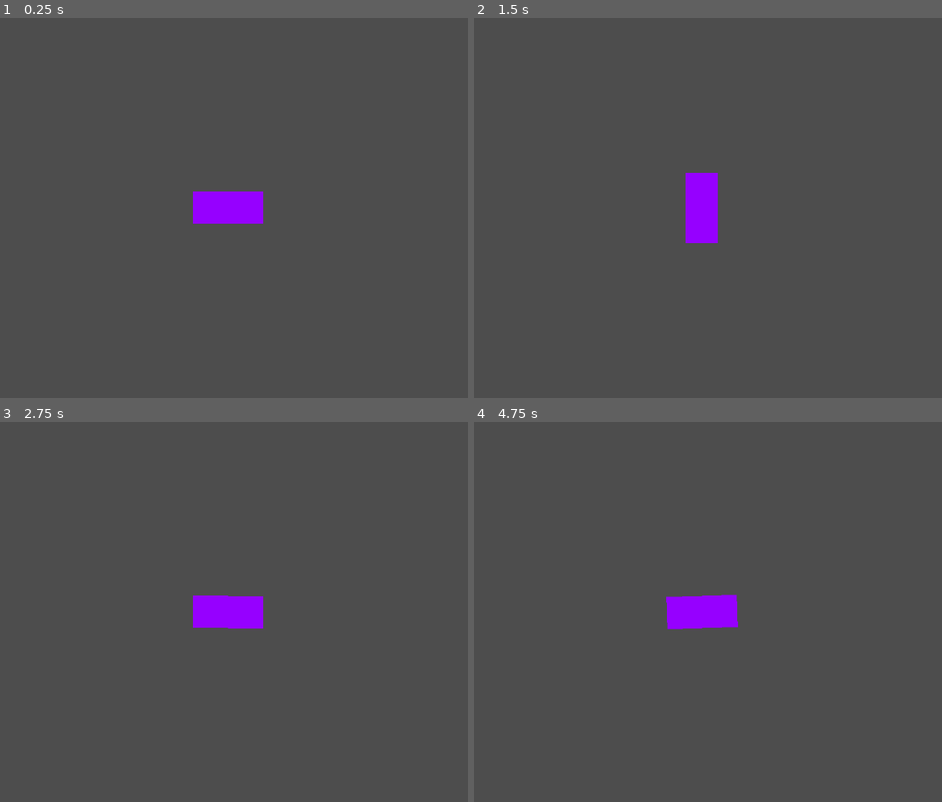
Above: before the commit, frames 1-4 (two rows, left to right).
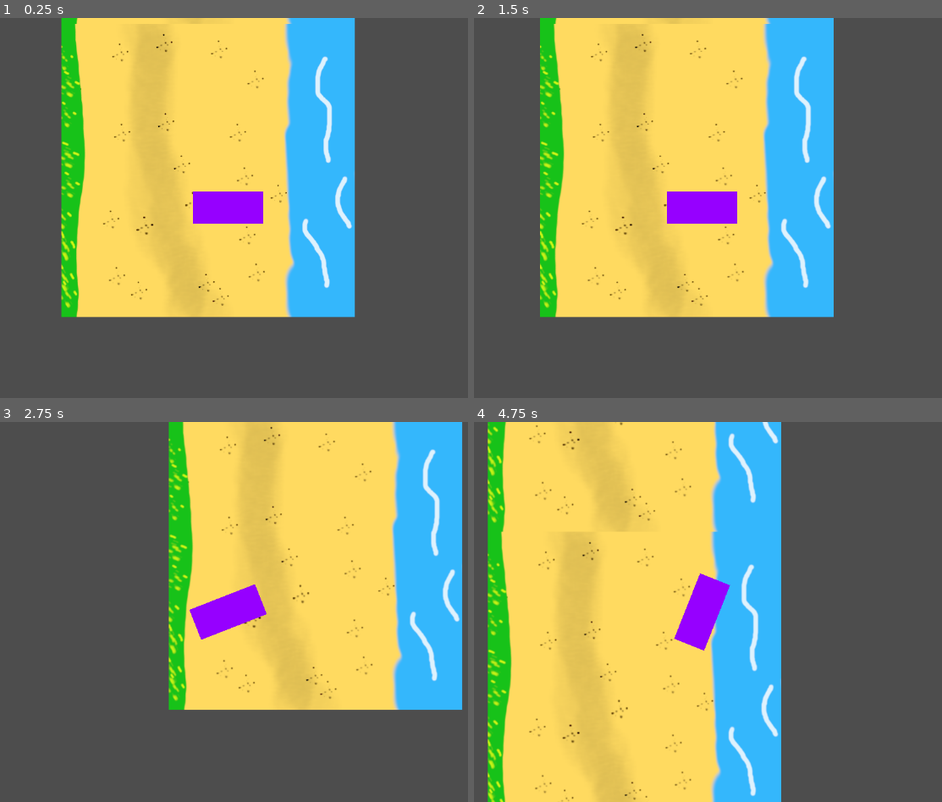
Above: after the commit, the same moments.

Repository: JoshuaKabo/Bothell-Jammin-PSW
Game: Godot game, scene res://GameAssets/main_scene.tscn
Same seed, same stepped clock (60 frames per second), same inputs: the game is played once before the commit and once after it. Before the commit the project has no main scene; this scene is started directly in both runs.
Inputs:
- Up to frame 1 (0.25 s): no input
- Up to frame 2 (1.5 s): hold D (steer_right) 0.53-1.28 s; hold Down (brake) from 1.28 s (still down)
- Up to frame 3 (2.75 s): release Down (brake) at 2.03 s; hold D (steer_right) from 2.03 s (still down)
- Up to frame 4 (4.75 s): release D (steer_right) at 2.78 s; hold Up (accelerate) 2.78-3.53 s; hold Left (steer_left) from 3.53 s (still down)

The runs differ from the first frame. In frame 1, 48% of the frame differs, in the area x 13-76%, y 0-79%; in frame 2, 49%; in frame 3, 47%; in frame 4, 62%, in the area x 2-66%, y 0-100%.

Commit message:
car can drive!!

Diff:
--- a/GameAssets/Player/player_car.gd
+++ b/GameAssets/Player/player_car.gd
@@ -16,7 +16,7 @@
 # drag will be based on square of velocity, so it will be more noticeable at higher speeds, small value
 var drag = -0.0015
 
-var steer_angle
+var steer_angle = 0
 
 var acceleration = Vector2.ZERO
 # braking - decceleration
@@ -76,8 +76,8 @@
 
 func calculate_steering(delta):
 	# offset the rear and front wheels from the center of the car
-	var rear_wheel = position - transform.y * wheel_base / 2.0
-	var front_wheel = position + transform.y * wheel_base / 2.0
+	var rear_wheel = position - transform.x * wheel_base / 2.0
+	var front_wheel = position + transform.x * wheel_base / 2.0
 
 	# apply velocity to the rear wheel, and apply the rotated velocity to the front wheel
 	rear_wheel += velocity * delta
--- a/GameAssets/Player/player_car.tscn
+++ b/GameAssets/Player/player_car.tscn
@@ -5,7 +5,7 @@
 
 [sub_resource type="CapsuleShape2D" id="CapsuleShape2D_01qtr"]
 radius = 30.0
-height = 126.0
+height = 128.0
 
 [node name="Player" type="CharacterBody2D"]
 script = ExtResource("1_w4sd8")
@@ -13,9 +13,11 @@
 [node name="Camera2D" type="Camera2D" parent="."]
 
 [node name="CollisionShape2D" type="CollisionShape2D" parent="."]
+rotation = 1.5708
 shape = SubResource("CapsuleShape2D_01qtr")
 
 [node name="Sprite2D" type="Sprite2D" parent="."]
+rotation = 1.5708
 texture = ExtResource("1_3pfup")
 
 [node name="Gun" type="Node2D" parent="."]
--- /dev/null
+++ b/GameAssets/Player/reference.gd
@@ -0,0 +1,19 @@
+var slip_speed = 400  # Speed where traction is reduced
+var traction_fast = 0.1  # High-speed traction
+var traction_slow = 0.7  # Low-speed traction
+
+func calculate_steering(delta):
+    var rear_wheel = position - transform.x * wheel_base / 2.0
+    var front_wheel = position + transform.x * wheel_base / 2.0
+    rear_wheel += velocity * delta
+    front_wheel += velocity.rotated(steer_angle) * delta
+    var new_heading = (front_wheel - rear_wheel).normalized()
+    var traction = traction_slow
+    if velocity.length() > slip_speed:
+        traction = traction_fast
+    var d = new_heading.dot(velocity.normalized())
+    if d > 0:
+        velocity = velocity.linear_interpolate(new_heading * velocity.length(), traction)
+    if d < 0:
+        velocity = -new_heading * min(velocity.length(), max_speed_reverse)
+    rotation = new_heading.angle()
--- a/GameAssets/main_scene.tscn
+++ b/GameAssets/main_scene.tscn
@@ -1,8 +1,23 @@
-[gd_scene load_steps=2 format=3 uid="uid://bkbbmh46oc1ie"]
+[gd_scene load_steps=5 format=3 uid="uid://bkbbmh46oc1ie"]
 
 [ext_resource type="PackedScene" uid="uid://bhvywqli0xpt" path="res://GameAssets/Player/player_car.tscn" id="1_bbhq1"]
+[ext_resource type="Texture2D" uid="uid://dufglseesb14k" path="res://GameAssets/TileMap/Sprites/Standin_BG.png" id="2_n0tj3"]
+
+[sub_resource type="TileSetAtlasSource" id="TileSetAtlasSource_n2bgt"]
+texture = ExtResource("2_n0tj3")
+texture_region_size = Vector2i(500, 500)
+0:0/0 = 0
+
+[sub_resource type="TileSet" id="TileSet_7lqbv"]
+tile_size = Vector2i(500, 500)
+sources/0 = SubResource("TileSetAtlasSource_n2bgt")
 
 [node name="MainScene" type="Node2D"]
 
+[node name="TileMap" type="TileMap" parent="."]
+tile_set = SubResource("TileSet_7lqbv")
+format = 2
+layer_0/tile_data = PackedInt32Array(0, 0, 0, -65536, 0, 0, -131072, 0, 0, 65536, 0, 0)
+
 [node name="Player" parent="." instance=ExtResource("1_bbhq1")]
-position = Vector2(159, 73)
+position = Vector2(284, 814)
--- a/project.godot
+++ b/project.godot
@@ -11,6 +11,7 @@
 [application]
 
 config/name="Psw Jam"
+run/main_scene="res://GameAssets/main_scene.tscn"
 config/features=PackedStringArray("4.0", "Mobile")
 config/icon="res://GameAssets/icon.svg"
 
Binary file added: GameAssets/TileMap/Sprites/Standin_BG.png
Not shown, added: GameAssets/TileMap/Sprites/Standin_BG.png.import
Not shown, added: GameAssets/TileMap/Sprites/Standin_BG.xcf
